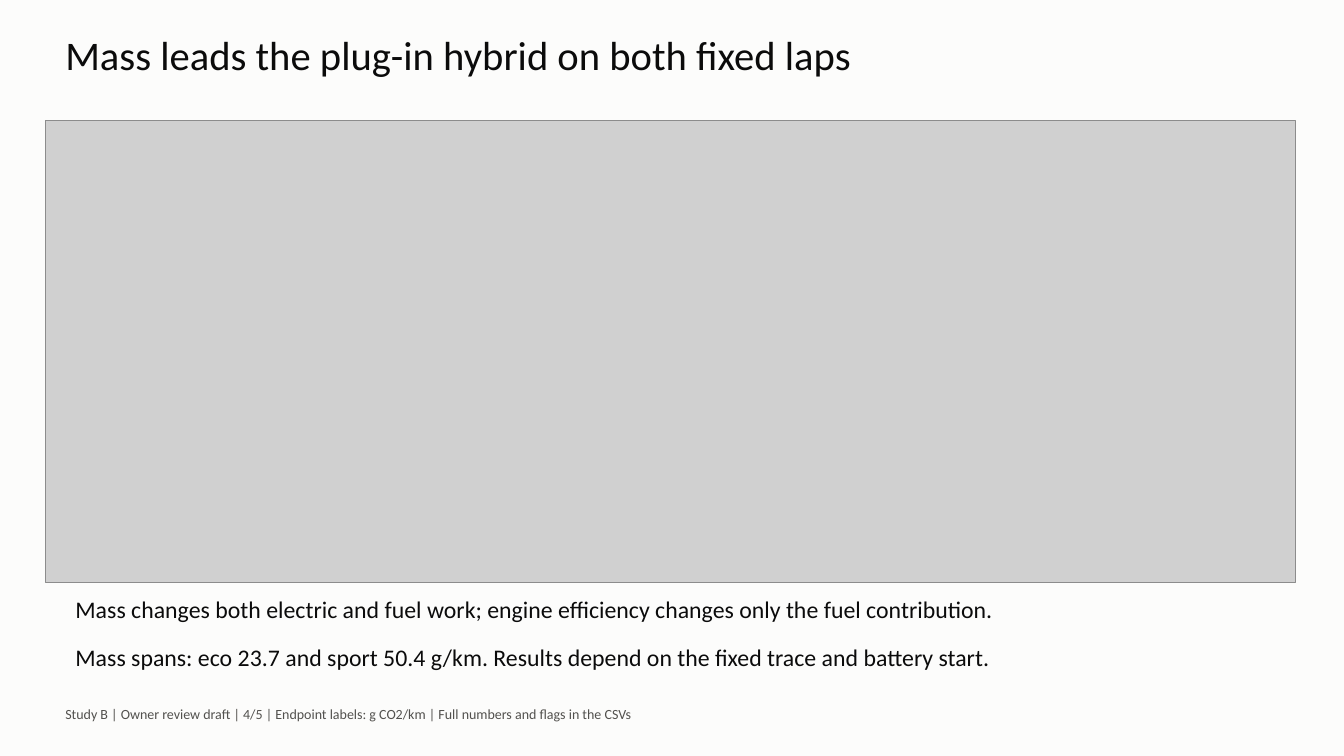
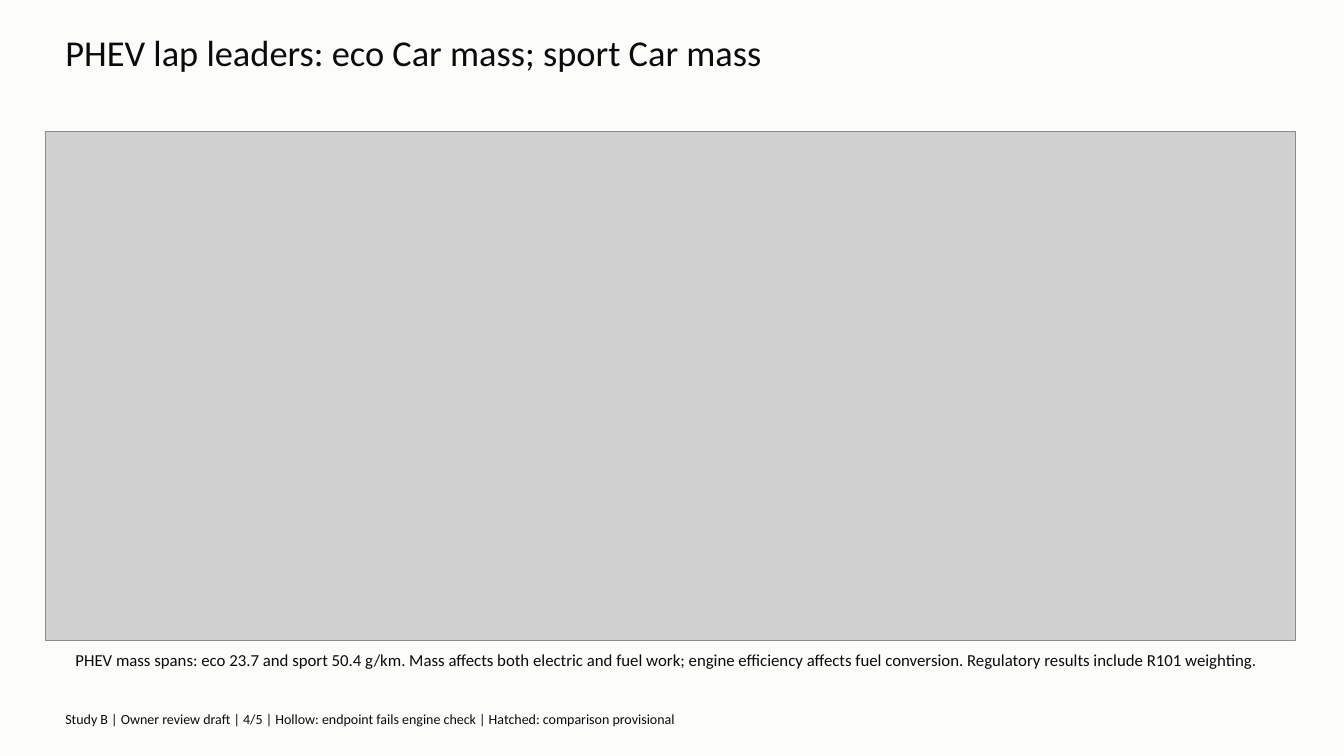
Before and after one commit to fzizzle/pwt-co2-simulation, a slide deck: slide 4 of docs/study-b-slides.pptx. Drawn at 1344x756 pixels with LibreOffice and Linux fonts; fonts in the diff are those of the drawing; grey boxes stand for pictures. Boxes give left, top, right and bottom in pixels: in the first picture for what was removed or moved away, otherwise in the second. Text is boxed around its words. In the diff, an @@ line names an element or a change of style, - is before the commit and + after.

Commit message:
Address Study B review and add robustness experiments

```diff
--- a/docs/study-b-slides.pptx
+++ b/docs/study-b-slides.pptx
@@ text at [65,40,761,72]: text changed; size 29 to 26 pt @@
-Mass leads the plug-in hybrid on both fixed laps
+PHEV lap leaders: eco Car mass; sport Car mass
@@ picture: place and size @@
-picture at [45,121,1296,583]
+picture at [45,131,1296,641]
@@ text at [75,654,1256,669]: text changed; size 17 to 12 pt @@
-Mass changes both electric and fuel work; engine efficiency changes only the fuel contribution.
-Mass spans: eco 23.7 and sport 50.4 g/km. Results depend on the fixed trace and battery start.
+PHEV mass spans: eco 23.7 and sport 50.4 g/km. Mass affects both electric and fuel work; engine efficiency affects fuel conversion. Regulatory results include R101 weighting.
@@ text at [65,714,675,727]: text changed; text colour #52514E to #0B0B0B @@
-Study B | Owner review draft | 4/5 | Endpoint labels: g CO2/km | Full numbers and flags in the CSVs
+Study B | Owner review draft | 4/5 | Hollow: endpoint fails engine check | Hatched: comparison provisional
```
Also in this commit, not shown: 3 other slides changed, 1 slide added, 1 slide removed, 29 other files.
